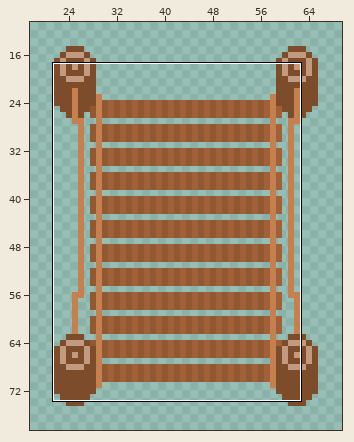
A sprite sheet gets an edit: TopDownMMORPG/Assets/Sprites/GroundAndTreeSprites/Bridge.png. The first picture is a wide view before the edit; the outline marks the close-up.
Close-up. Before the edit:
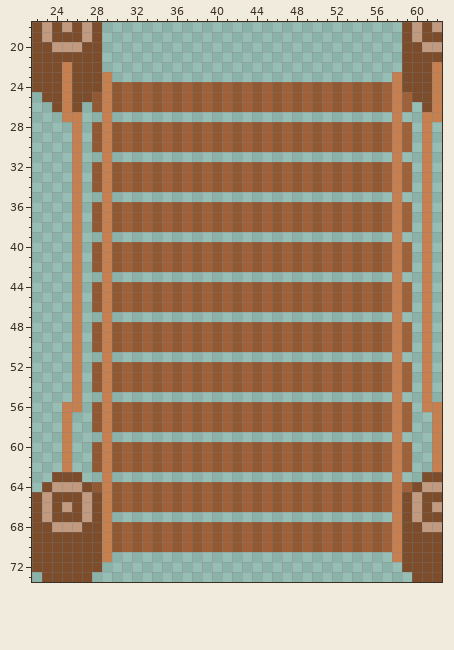
The file is 100x100 pixels. Pixels under 10% opacity are left out. Colours within 5 levels of each other are drawn and written as one. Shown: x 22..62, y 18..73. The wide view leaves out empty margins.
Now the later version:
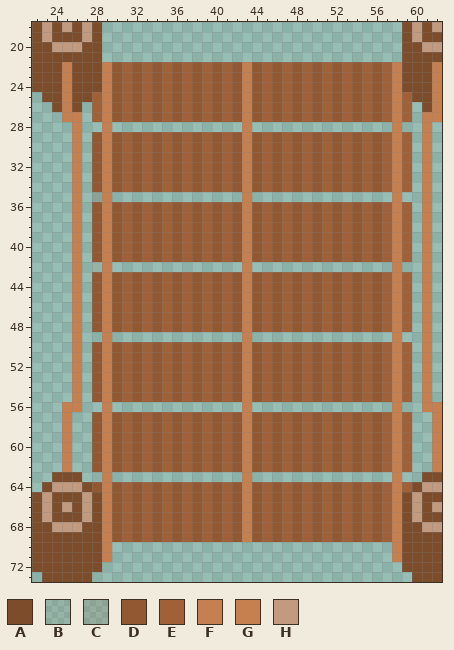
Palette (. is transparent): A #7c4c2b  B #9158321c  C #9158322a  D #915832  E #a06038  F #c67f4ff9  G #c67f4f  H #c19a7f
The exact change:
y 22: x 29..58 .............................. -> GDEDEDEDEDEDEDGDEDEDEDEDEDEDEF
y 23: x 30..57 ............................ -> DEDEDEDEDEDEDGDEDEDEDEDEDEDE
y 24: x 43 E -> G
y 25..26: x 28 D -> E; x 43 E -> G
y 27: x 28 . -> E; x 30..57 ............................ -> DEDEDEDEDEDEDGDEDEDEDEDEDEDE; x 59 . -> E
y 28: x 28 D -> .; x 30..57 DEDEDEDEDEDEDEDEDEDEDEDEDEDE -> .............G..............; x 59 E -> .
y 29..30: x 43 E -> G
y 31: x 28 . -> D; x 30..57 ............................ -> DEDEDEDEDEDEDGDEDEDEDEDEDEDE; x 59 . -> E
y 32..34: x 43 E -> G
y 35: x 28 . -> C; x 43 . -> G
y 36..38: x 43 E -> G
y 39: x 28 . -> D; x 30..57 ............................ -> DEDEDEDEDEDEDGDEDEDEDEDEDEDE; x 59 . -> E
y 40..41: x 43 E -> G
y 42: x 28 D -> B; x 30..57 DEDEDEDEDEDEDEDEDEDEDEDEDEDE -> .............G..............; x 59 E -> .
y 43: x 28 . -> D; x 30..57 ............................ -> DEDEDEDEDEDEDGDEDEDEDEDEDEDE; x 59 . -> E
y 44..46: x 43 E -> G
y 47: x 28 . -> D; x 30..57 ............................ -> DEDEDEDEDEDEDGDEDEDEDEDEDEDE; x 59 . -> E
y 48: x 43 E -> G
y 49: x 28 D -> .; x 30..57 DEDEDEDEDEDEDEDEDEDEDEDEDEDE -> .............G..............; x 59 E -> .
y 50: x 43 E -> G
y 51: x 28 . -> D; x 30..57 ............................ -> DEDEDEDEDEDEDGDEDEDEDEDEDEDE; x 59 . -> E
y 52..54: x 43 E -> G
y 55: x 28 . -> D; x 30..57 ............................ -> DEDEDEDEDEDEDGDEDEDEDEDEDEDE; x 59 . -> E
y 56: x 28 D -> .; x 30..57 DEDEDEDEDEDEDEDEDEDEDEDEDEDE -> .............G..............; x 59 E -> .
y 57..58: x 43 E -> G
y 59: x 28 . -> D; x 30..57 ............................ -> DEDEDEDEDEDEDGDEDEDEDEDEDEDE; x 59 . -> E
y 60..62: x 43 E -> G
y 63: x 43 . -> G
y 64..66: x 43 E -> G
y 67: x 30..57 ............................ -> DEDEDEDEDEDEDGDEDEDEDEDEDEDE
y 68..69: x 43 E -> G
y 70: x 30..57 DEDEDEDEDEDEDEDEDEDEDEDEDEDE -> ............................
Where, in picture pixels (left, top, right, bottom), the same in both close-ups:
changed: (92, 62, 412, 552)
